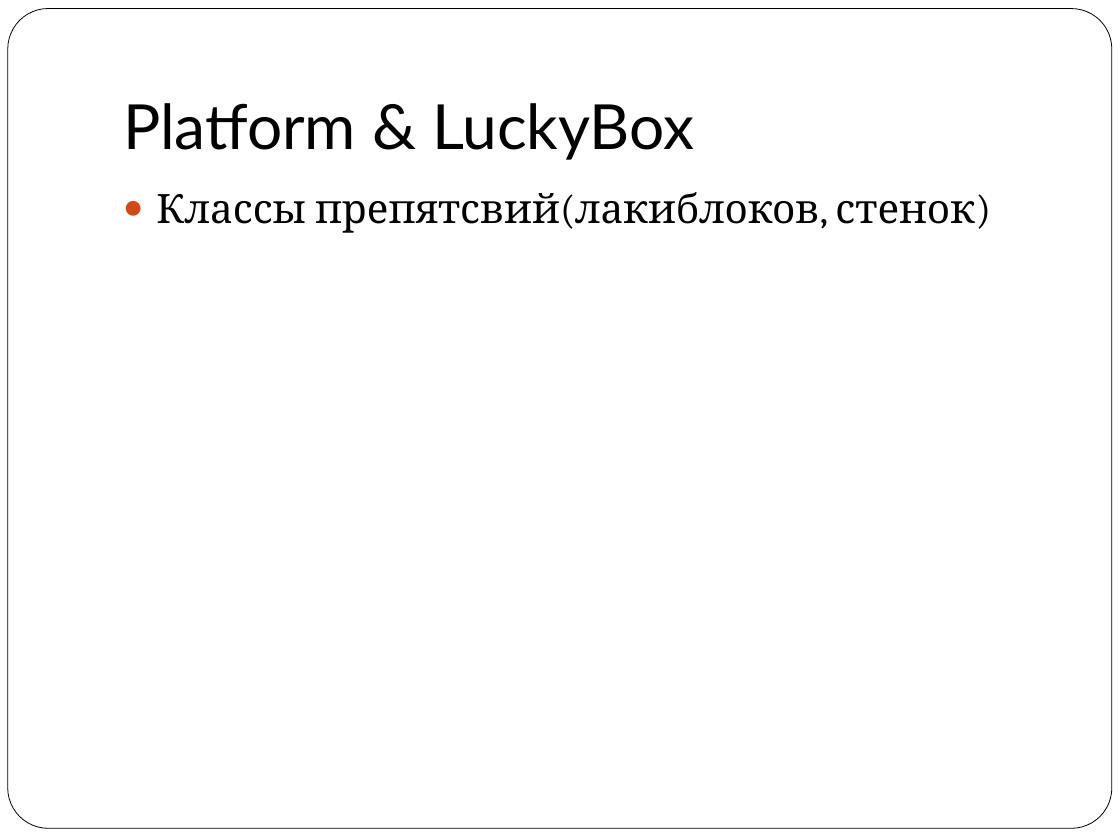
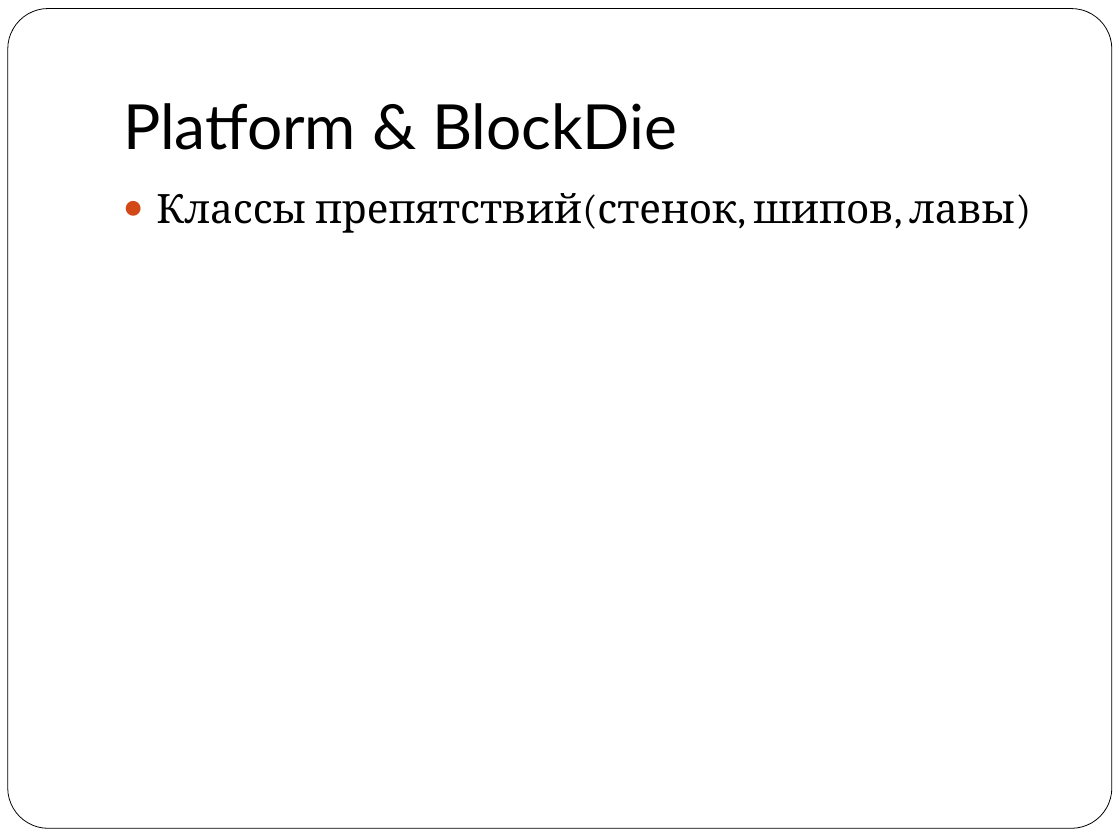
Before and after one commit to vitaly06/SuperMario, a slide deck: slide 7 of piton.ppt. Drawn at 1120x840 pixels with LibreOffice and Linux fonts; fonts in the diff are those of the drawing. Boxes give left, top, right and bottom in pixels: in the first picture for what was removed or moved away, otherwise in the second. Text is boxed around its words. In the diff, an @@ line names an element or a change of style, - is before the commit and + after.

```diff
--- a/piton.ppt
+++ b/piton.ppt
@@ title at bbox=[123, 103, 677, 150]: text changed @@
-Platform & LuckyBox
+Platform & BlockDie
@@ text at bbox=[156, 193, 1015, 233]: text changed @@
-● Классы препятсвий(лакиблоков, стенок)
+● Классы препятствий(стенок, шипов, лавы)
```
Also in this commit, not shown: 3 other slides changed, 4 slides added, 1 slide removed.
